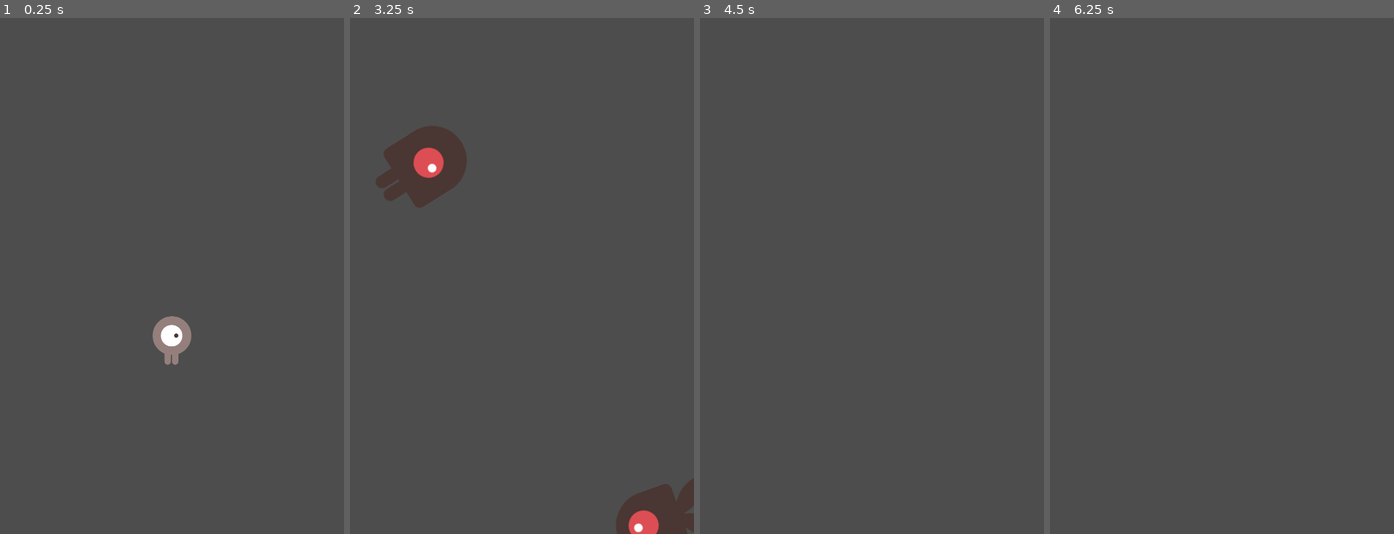
Above: before the commit, frames 1-4 (left to right).
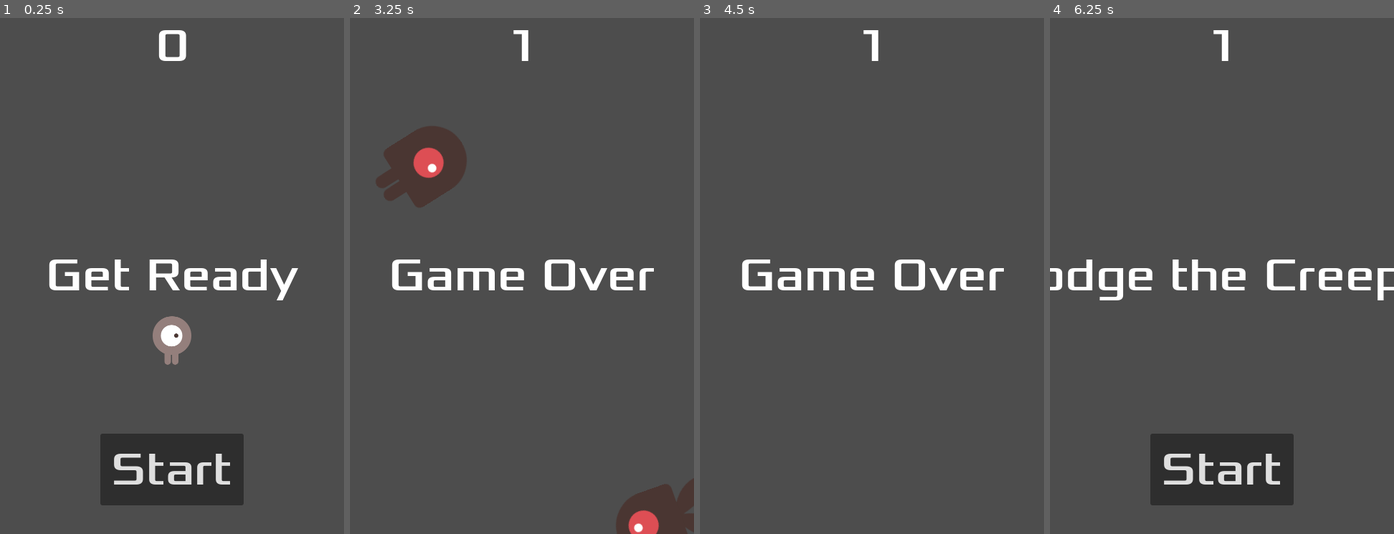
Above: after the commit, the same moments.

Repository: isaac0798/2d_demo_godot
Game: Godot game, scene res://main.tscn
Same seed, same stepped clock (60 frames per second), same inputs: the game is played once before the commit and once after it.
Inputs (mouse positions are in pixels of both pictures, inside the frame that each line leads up to):
- Up to frame 1 (0.25 s): no input
- Up to frame 2 (3.25 s): click (522, 472) at 0.5 s, where only the run after the commit has a clickable "Start"; tap Enter at 1.25 s; hold Right (move_right) 1.28-2.03 s; hold Down (move_down) 2.03-2.78 s; hold Right (move_right) from 2.78 s (still down)
- Up to frame 3 (4.5 s): release Right (move_right) at 3.53 s; hold Up (move_up) 3.53-4.28 s; tap Space at 4.25 s; hold Left (move_left) from 4.28 s (still down)
- Up to frame 4 (6.25 s): tap Enter at 5 s; tap Space at 5.75 s; release Left (move_left) at 5.78 s; hold Down (move_down) from 5.78 s (still down)

The runs differ from the first frame. In frame 1, 7.8% of the frame differs, in the area x 14-87%, y 2-95%; in frame 2, 1.9%; in frame 3, 1.9%; in frame 4, 8.1%, in the area x 0-100%, y 2-95%.

Commit message:
finish game cycle

Diff:
--- /dev/null
+++ b/HUD.gd
@@ -0,0 +1,40 @@
+extends CanvasLayer
+signal start_game
+
+# Called when the node enters the scene tree for the first time.
+func _ready():
+	pass # Replace with function body.
+
+
+# Called every frame. 'delta' is the elapsed time since the previous frame.
+func _process(delta):
+	pass
+
+func show_message(text):
+	$Message.text = text
+	$Message.show()
+	$MessageTimer.start()
+
+func show_game_over():
+	show_message("Game Over")
+	# Wait until the MessageTimer has counted down.
+	await $MessageTimer.timeout
+
+	$Message.text = "Dodge the Creeps!"
+	$Message.show()
+	# Make a one-shot timer and wait for it to finish.
+	await get_tree().create_timer(1.0).timeout
+	$StartButton.show()
+
+func update_score(score):
+	$ScoreLabel.text = str(score)
+
+func _on_start_button_pressed():
+	$StartButton.hide()
+	start_game.emit()
+
+
+
+
+func _on_message_timer_timeout():
+	$Message.hide()
--- /dev/null
+++ b/hud.tscn
@@ -0,0 +1,59 @@
+[gd_scene load_steps=3 format=3 uid="uid://bxxfv7u1wfmba"]
+
+[ext_resource type="Script" path="res://HUD.gd" id="1_v7lyc"]
+[ext_resource type="FontFile" uid="uid://tqrvj37hvt3q" path="res://dodge_the_creeps_2d_assets/fonts/Xolonium-Regular.ttf" id="2_8b5m7"]
+
+[node name="HUD" type="CanvasLayer"]
+script = ExtResource("1_v7lyc")
+
+[node name="ScoreLabel" type="Label" parent="."]
+anchors_preset = 5
+anchor_left = 0.5
+anchor_right = 0.5
+offset_left = -22.5
+offset_right = 22.5
+offset_bottom = 81.0
+grow_horizontal = 2
+theme_override_fonts/font = ExtResource("2_8b5m7")
+theme_override_font_sizes/font_size = 64
+text = "0"
+
+[node name="Message" type="Label" parent="."]
+anchors_preset = 8
+anchor_left = 0.5
+anchor_top = 0.5
+anchor_right = 0.5
+anchor_bottom = 0.5
+offset_left = -175.0
+offset_top = -40.5
+offset_right = 175.0
+offset_bottom = 40.5
+grow_horizontal = 2
+grow_vertical = 2
+theme_override_fonts/font = ExtResource("2_8b5m7")
+theme_override_font_sizes/font_size = 64
+text = "Dodge EM"
+
+[node name="StartButton" type="Button" parent="."]
+custom_minimum_size = Vector2(200, 100)
+anchors_preset = 7
+anchor_left = 0.5
+anchor_top = 1.0
+anchor_right = 0.5
+anchor_bottom = 1.0
+offset_left = -100.0
+offset_top = -140.0
+offset_right = 100.0
+offset_bottom = -40.0
+grow_horizontal = 2
+grow_vertical = 0
+theme_override_fonts/font = ExtResource("2_8b5m7")
+theme_override_font_sizes/font_size = 64
+text = "Start"
+
+[node name="MessageTimer" type="Timer" parent="."]
+wait_time = 2.0
+one_shot = true
+
+[connection signal="pressed" from="StartButton" to="." method="_on_start_button_pressed"]
+[connection signal="timeout" from="MessageTimer" to="." method="_on_message_timer_timeout"]
--- a/main.gd
+++ b/main.gd
@@ -17,11 +17,15 @@
 func game_over():
 	$ScoreTimer.stop()
 	$MobTimer.stop()
+	$HUD.show_game_over()
 
 func new_game():
 	score = 0
 	$Player.start($StartPosition.position)
 	$StartTimer.start()
+	$HUD.update_score(score)
+	$HUD.show_message("Get Ready")
+	get_tree().call_group("mobs", "queue_free")
 
 func _on_mob_timer_timeout():
 	# Create a new instance of the Mob scene.
@@ -51,7 +55,7 @@
 
 func _on_score_timer_timeout():
 	score += 1
-
+	$HUD.update_score(score)
 
 func _on_start_timer_timeout():
 	$MobTimer.start()
--- a/main.tscn
+++ b/main.tscn
@@ -1,8 +1,9 @@
-[gd_scene load_steps=5 format=3 uid="uid://d161m5y0a2et0"]
+[gd_scene load_steps=6 format=3 uid="uid://d161m5y0a2et0"]
 
 [ext_resource type="PackedScene" uid="uid://cn42vnkjvp34t" path="res://player.tscn" id="1_cbpue"]
 [ext_resource type="Script" path="res://main.gd" id="1_vc1al"]
 [ext_resource type="PackedScene" uid="uid://byrwmmfwlknu" path="res://mob.tscn" id="2_1dujy"]
+[ext_resource type="PackedScene" uid="uid://bxxfv7u1wfmba" path="res://hud.tscn" id="4_ym2n4"]
 
 [sub_resource type="Curve2D" id="Curve2D_t37s0"]
 _data = {
@@ -35,6 +36,8 @@
 position = Vector2(-4, 7)
 rotation = -0.00826427
 
+[node name="HUD" parent="." instance=ExtResource("4_ym2n4")]
+
 [connection signal="hit" from="Player" to="." method="game_over"]
 [connection signal="timeout" from="MobTimer" to="." method="_on_mob_timer_timeout"]
 [connection signal="timeout" from="ScoreTimer" to="." method="_on_score_timer_timeout"]
--- a/mob.tscn
+++ b/mob.tscn
@@ -48,7 +48,7 @@
 radius = 68.0
 height = 173.333
 
-[node name="Mob" type="RigidBody2D"]
+[node name="Mob" type="RigidBody2D" groups=["mobs"]]
 collision_mask = 0
 script = ExtResource("1_gbscw")
 
